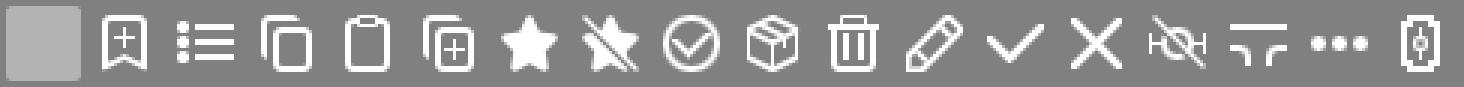
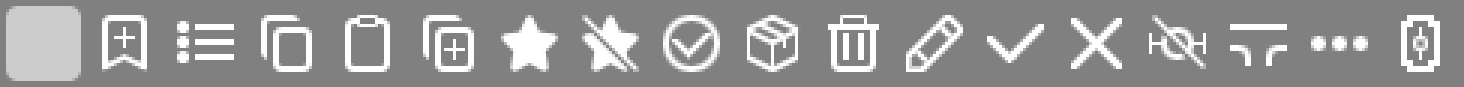
Before/after of a w=1464, h=87 layered artwork. What changed in the layer stack:
"Прямоугольник, скругл. углы 1": opacity 40% → 60%, painted on it over [6,6,81,81]
